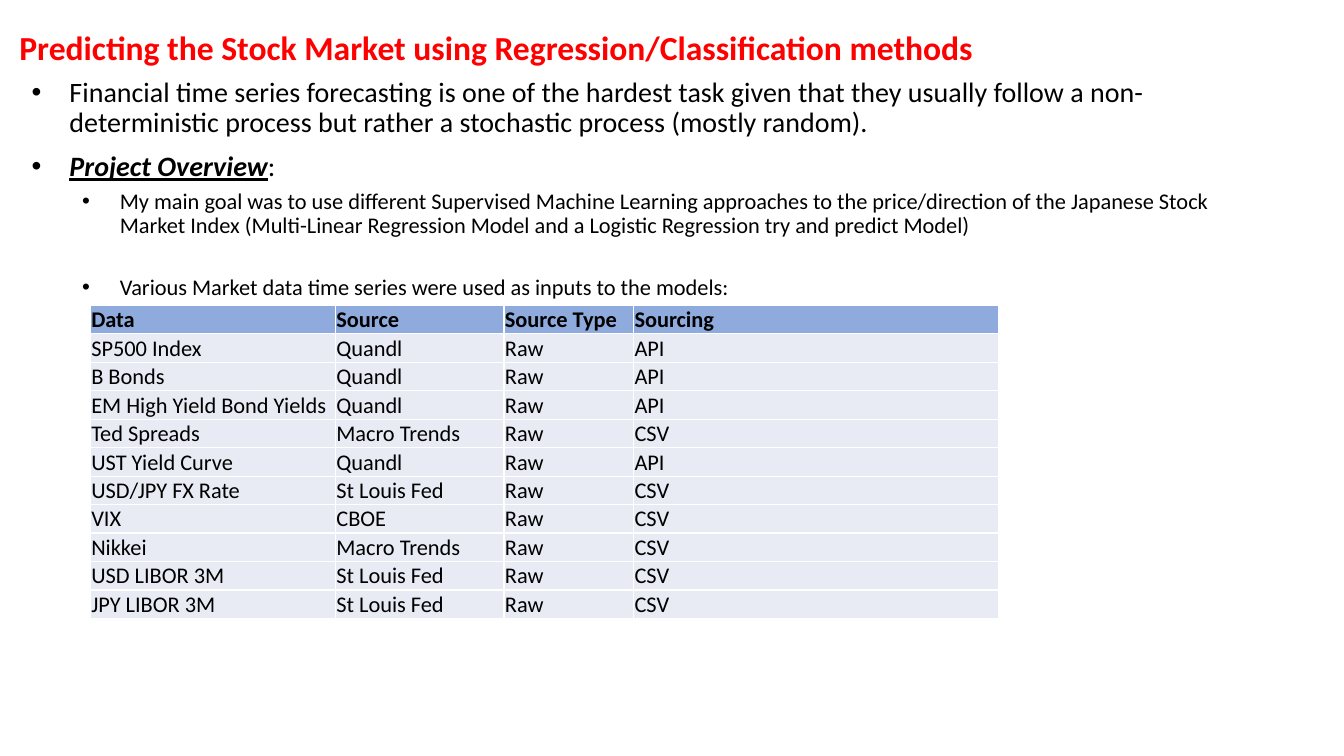
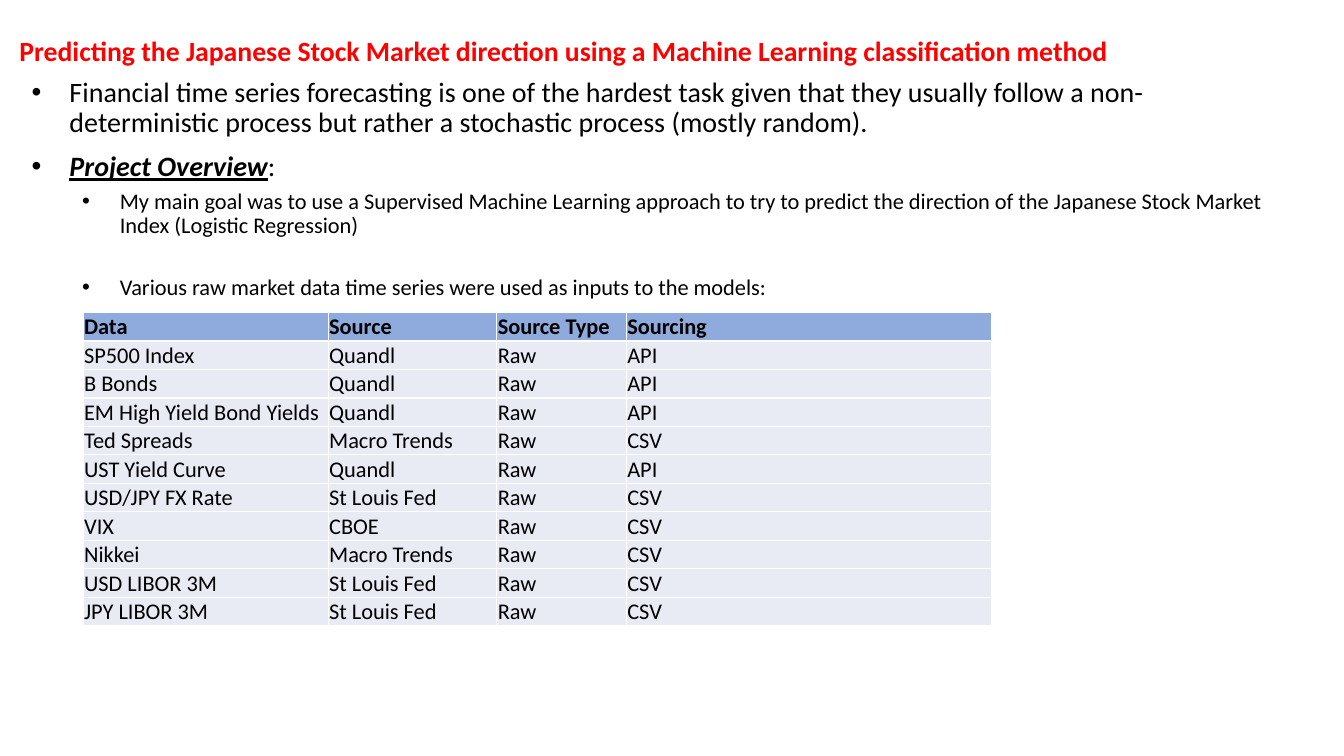
Before and after one commit to gfisherjr/Market_Indicator_Machine_Learning, a slide deck: slide 1 of Dev/Ben/Ben - Machine Learning.pptx. Drawn at 1344x756 pixels with LibreOffice and Linux fonts; fonts in the diff are those of the drawing. Boxes give left, top, right and bottom in pixels: in the first picture for what was removed or moved away, otherwise in the second. Text is boxed around its words. In the diff, an @@ line names an element or a change of style, - is before the commit and + after.

```diff
--- a/Dev/Ben/Ben - Machine Learning.pptx
+++ b/Dev/Ben/Ben - Machine Learning.pptx
@@ title at [19,41,1108,66]: text changed; size 24 to 19.8 pt @@
-Predicting the Stock Market using Regression/Classification methods
+Predicting the Japanese Stock Market direction using a Machine Learning classification method
@@ subtitle at [120,193,1261,299]: text changed @@
-  • My main goal was to use different Supervised Machine Learning approaches to the price/direction of the Japanese Stock Market Index (Multi-Linear Regression Model and a Logistic Regression try and predict Model)
-  • Various Market data time series were used as inputs to the models:
+  • My main goal was to use a Supervised Machine Learning approach to try to predict the direction of the Japanese Stock Market Index (Logistic Regression)
+  • Various raw market data time series were used as inputs to the models:
@@ table: place and size @@
-table at [91,306,1000,616]
+table at [83,313,992,623]
```
Also in this commit, not shown: 2 other slides changed, 3 slides added, 13 other files.
